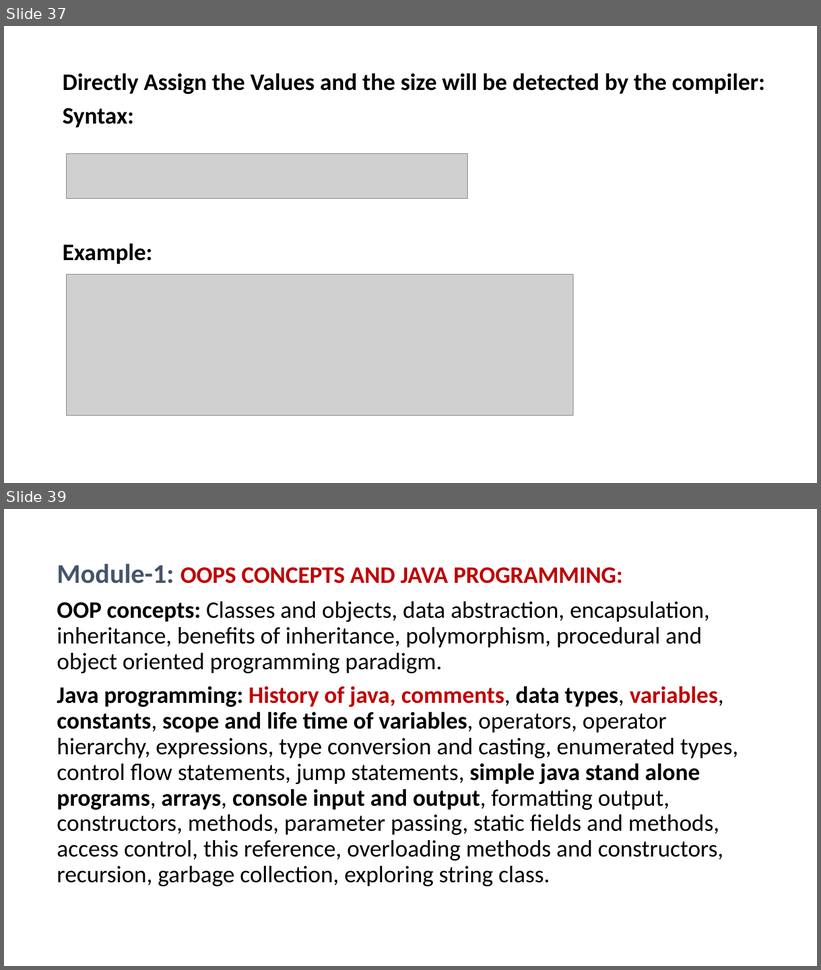
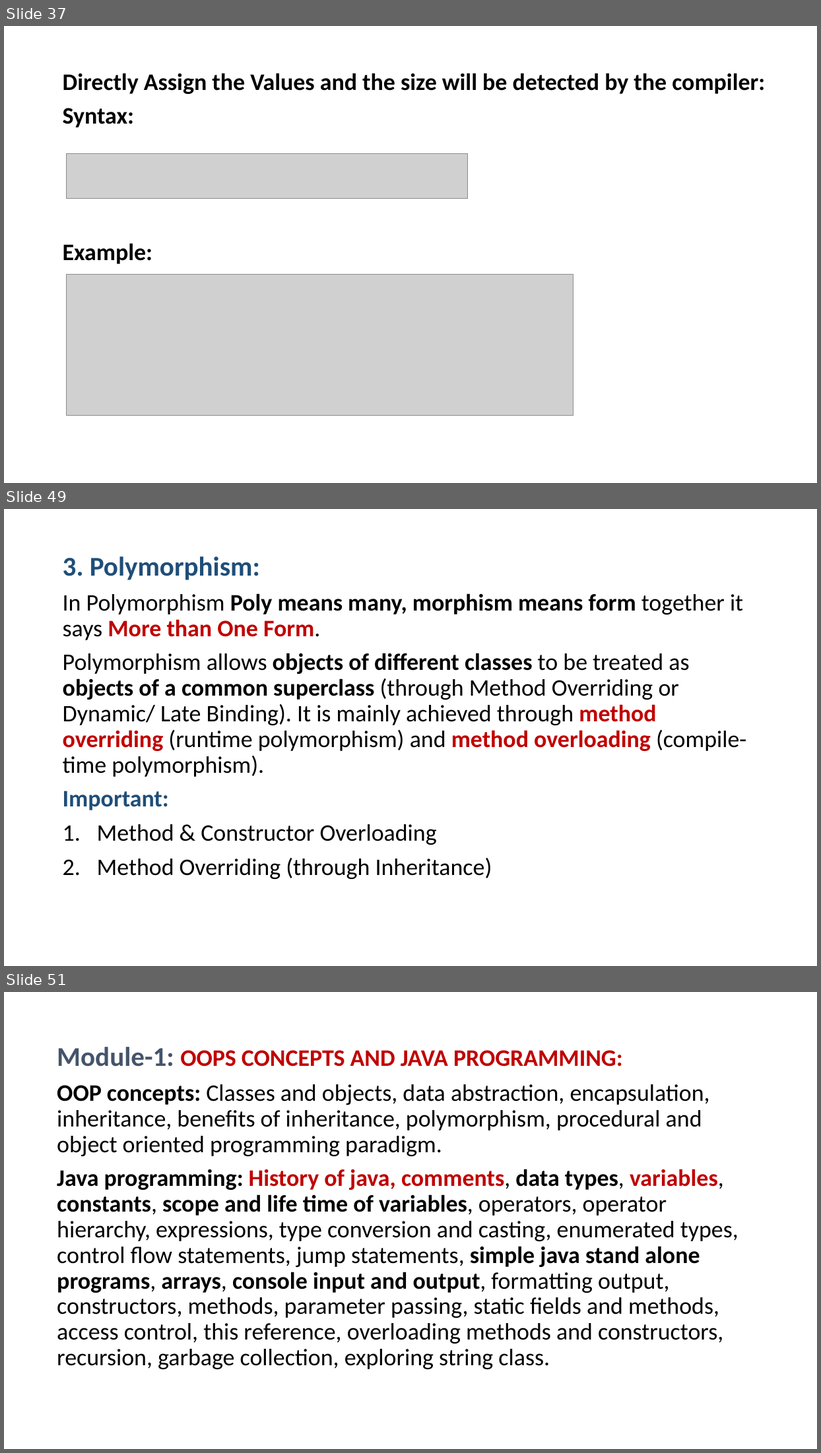
Before and after one commit to PRAMOD-VISHNU-NAIK/MCA-2nd-Sem-Shridevi-College, a slide deck: Theory Class-Notes/Java MCA-2.pptx. Shown one above the other, each under a label of ours: slides 37 and 39 before the commit, slides 37, 49 and 51 after it; the slides between them are not shown. The pictures are 821x970 and 821x1453 pixels, drawn with LibreOffice and Linux fonts; fonts in the diff are those of the drawing; grey boxes stand for pictures. Boxes give left, top, right and bottom in pixels: in the first picture for what was removed or moved away, otherwise in the second. Text is boxed around its words. In the diff, an @@ line names an element or a change of style, - is before the commit and + after.

```diff
--- a/Theory Class-Notes/Java MCA-2.pptx
+++ b/Theory Class-Notes/Java MCA-2.pptx
@@ slide 49 added at box(4, 509, 817, 966), background #FFFFFF @@
@@ text added at box(63, 557, 746, 879), 28 pt, text #000000 @@
+3. Polymorphism:
+In Polymorphism Poly means many, morphism means form together it says More than One Form.
+Polymorphism allows objects of different classes to be treated as objects of a common superclass (through Method Overriding or Dynamic/ Late Binding). It is mainly achieved through method overriding (runtime polymorphism) and method overloading (compile-time polymorphism).
+Important:
+1. Method & Constructor Overloading
+2. Method Overriding (through Inheritance)
@@ what was slide 39 is now slide 51 @@
```
Also in this commit, not shown: 12 other slides added, 34 other files.
